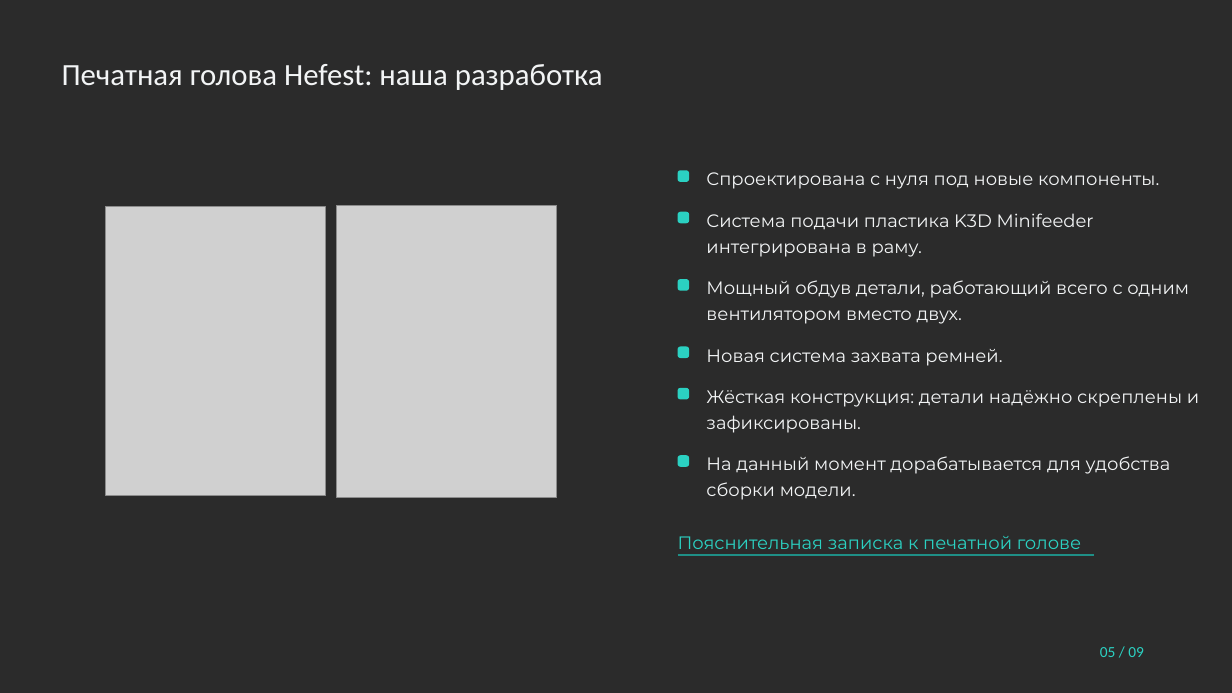
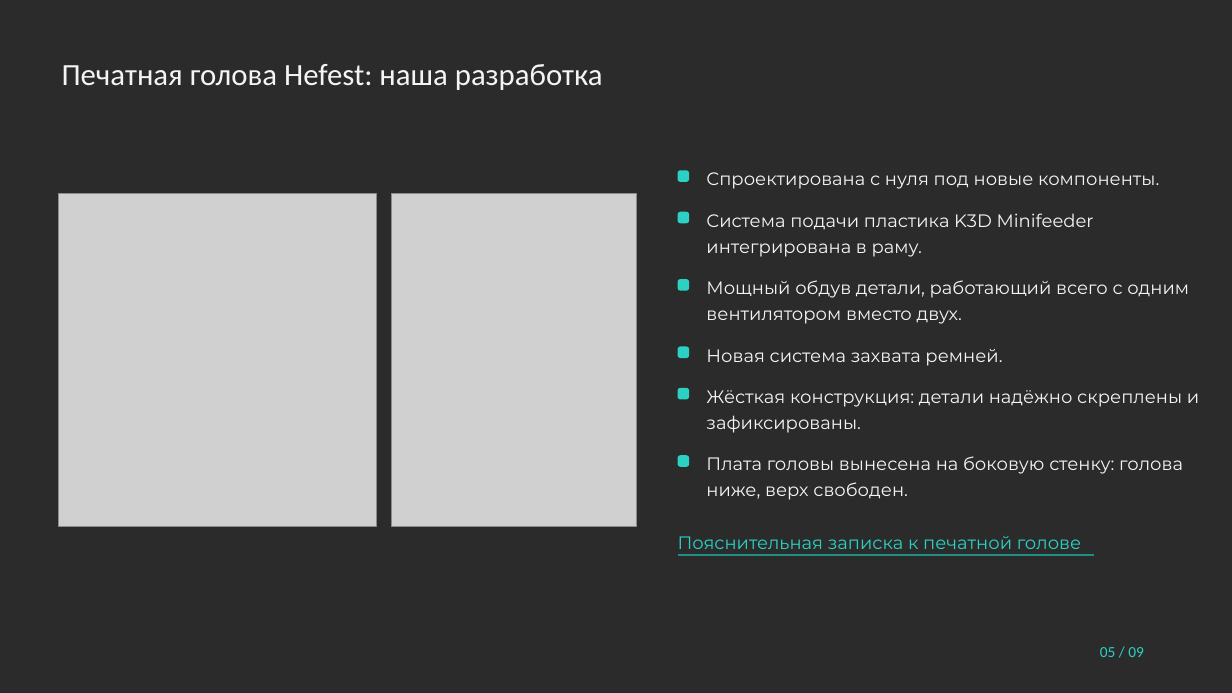
Before and after one commit to pmixay/3d-project, a slide deck: slide 5 of submission/Hefest_prezentaciya.pptx. Drawn at 1232x693 pixels with LibreOffice and Linux fonts; fonts in the diff are those of the drawing; grey boxes stand for pictures; background and template pictures are left out; a plain dark background stands for a picture behind light text. Boxes give left, top, right and bottom in pixels: in the first picture for what was removed or moved away, otherwise in the second. Text is boxed around its words. In the diff, an @@ line names an element or a change of style, - is before the commit and + after.

```diff
--- a/submission/Hefest_prezentaciya.pptx
+++ b/submission/Hefest_prezentaciya.pptx
@@ picture: place and size @@
-picture at bbox=[106, 207, 326, 495]
+picture at bbox=[58, 193, 376, 527]
@@ picture removed at bbox=[337, 205, 557, 498] @@
@@ picture added at bbox=[392, 193, 637, 527] @@
@@ text at bbox=[706, 456, 1183, 500]: text changed @@
-На данный момент дорабатывается для удобства сборки модели.
+Плата головы вынесена на боковую стенку: голова ниже, верх свободен.
```
Also in this commit, not shown: 4 other slides changed, 14 other files.
